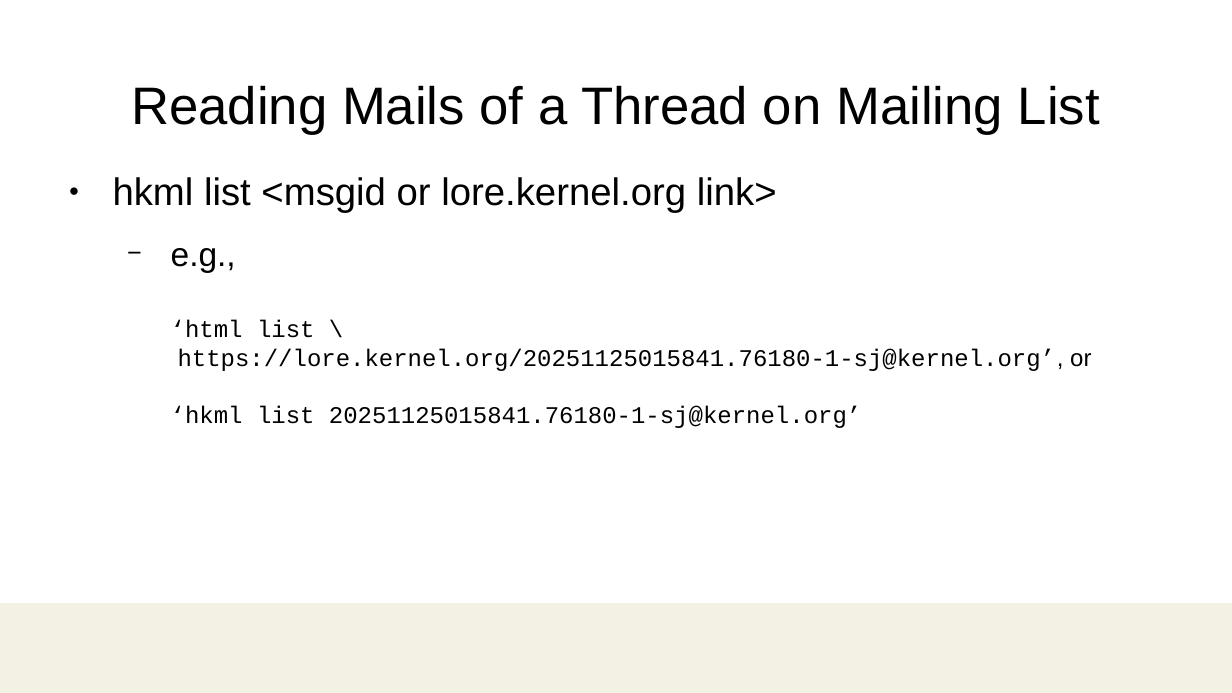
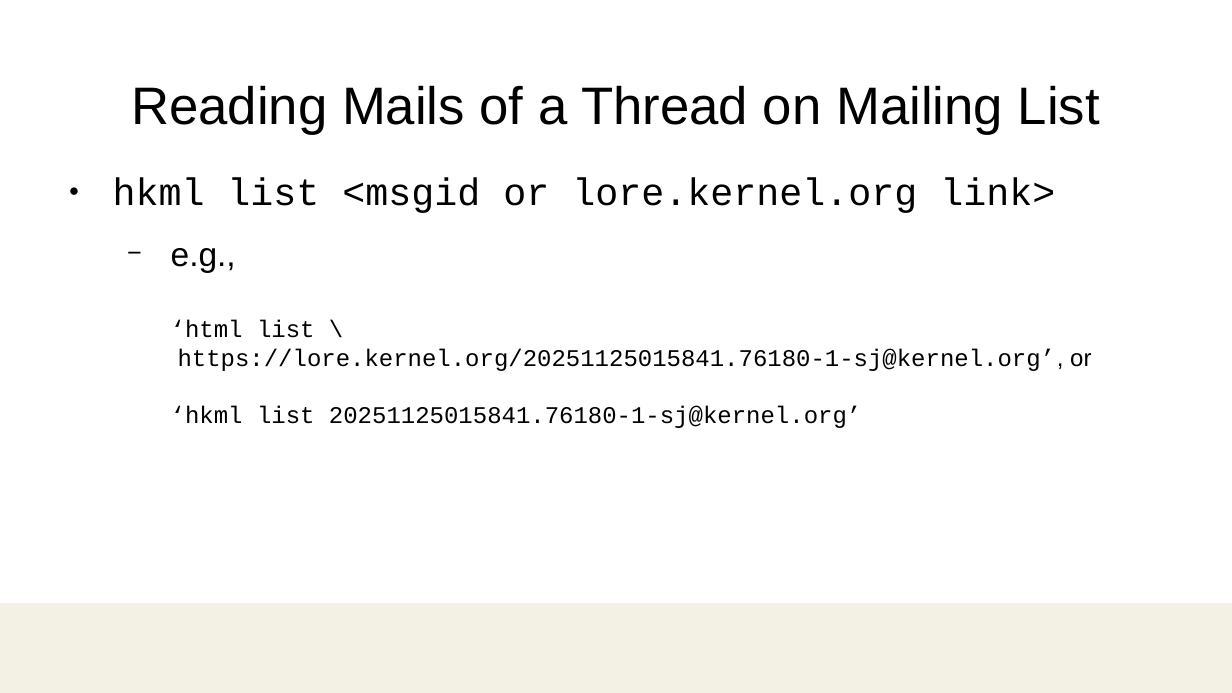
Before and after one commit to damonitor/talks, a slide deck: slide 18 of 2025/ossjp/hkml_ossjp25.odp. Drawn at 1232x693 pixels with LibreOffice and Linux fonts; fonts in the diff are those of the drawing; background and template pictures are left out. Boxes give left, top, right and bottom in pixels: in the first picture for what was removed or moved away, otherwise in the second. Text is boxed around its words. In the diff, an @@ line names an element or a change of style, - is before the commit and + after.

```diff
--- a/2025/ossjp/hkml_ossjp25.odp
+++ b/2025/ossjp/hkml_ossjp25.odp
@@ text at [113,178,1055,213]: font Arial to Courier New in "hkml list <msgid or lore.kernel.org link>" @@
```
Also in this commit, not shown: 11 other slides changed, 1 other file.
